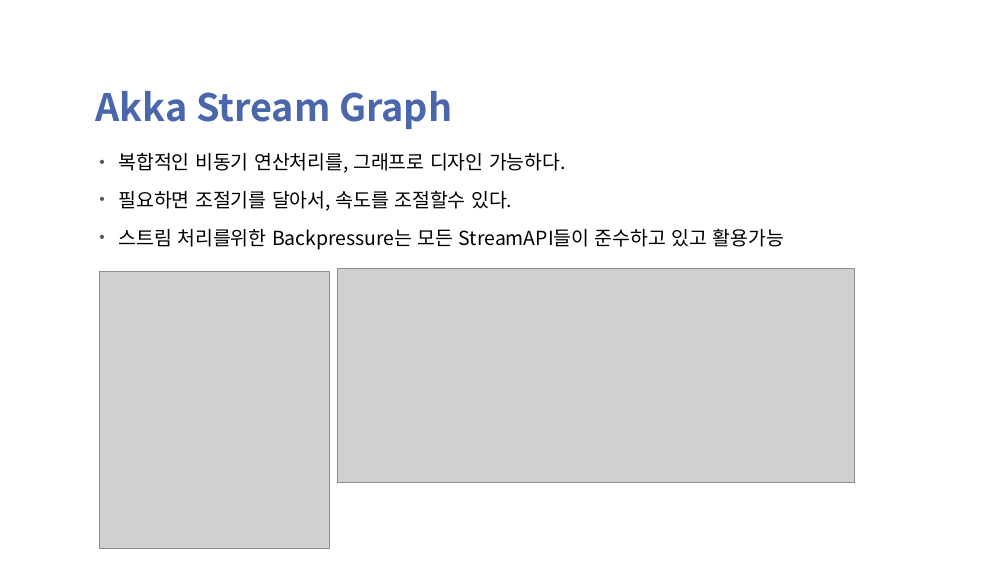
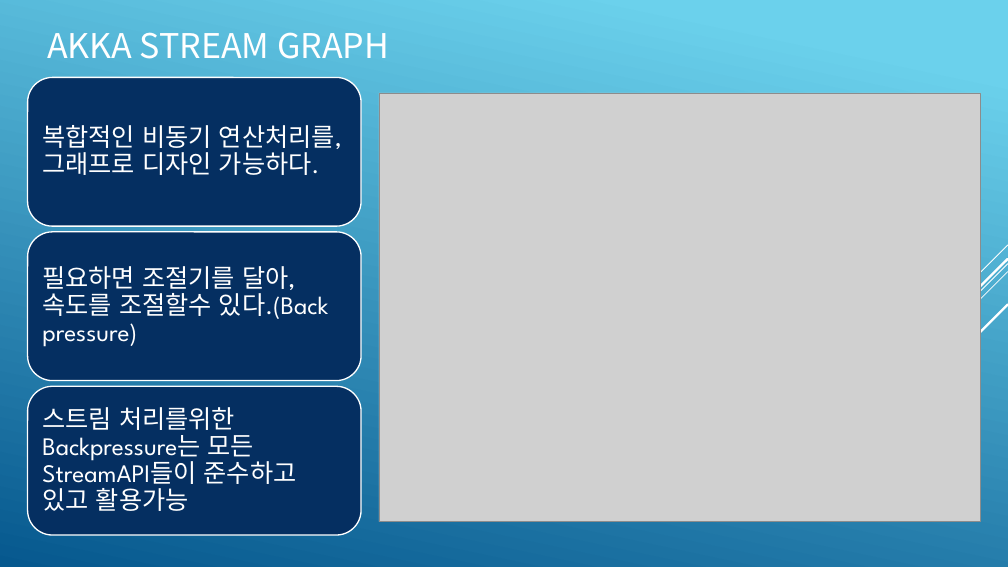
Before and after one commit to psmon/AkkaForNetCore, a slide deck: slide 17 of Doc/AKKA Introduce.pptx. Drawn at 1008x567 pixels with LibreOffice and Linux fonts; fonts in the diff are those of the drawing; grey boxes stand for pictures; background and template pictures are left out. Boxes give left, top, right and bottom in pixels: in the first picture for what was removed or moved away, otherwise in the second. Text is boxed around its words. In the diff, an @@ line names an element or a change of style, - is before the commit and + after.

```diff
--- a/Doc/AKKA Introduce.pptx
+++ b/Doc/AKKA Introduce.pptx
@@ background picture (left out) to gradient #6ED2EB to #06588E @@
@@ title "AKKA STREAM GRAPH" at [47,32,389,59]: vertical alignment bottom to middle @@
@@ title at [47,32,389,59]: text changed; size 36 to 32.4 pt; text colour #4A66AC to #FFFFFF; bold off @@
-Akka Stream Graph
+AKKA STREAM GRAPH
@@ picture: place and size @@
-picture at [337,268,854,482]
+picture at [379,93,980,522]
@@ text removed at [118,152,784,250] @@
-• 복합적인 비동기 연산처리를, 그래프로 디자인 가능하다.
-• 필요하면 조절기를 달아서, 속도를 조절할수 있다.
-• 스트림 처리를위한 Backpressure는 모든 StreamAPI들이 준수하고 있고 활용가능
@@ picture removed at [99,271,330,548] @@
@@ group added at [761,245,1008,510]: 5 lines @@
@@ group added at [28,77,361,535]: 3 rounded rectangles, 3 texts @@
+복합적인 비동기 연산처리를, 그래프로 디자인 가능하다.
+필요하면 조절기를 달아, 속도를 조절할수 있다.(Back pressure)
+스트림 처리를위한 Backpressure는 모든 StreamAPI들이 준수하고 있고 활용가능
```
Also in this commit, not shown: 21 other slides changed.
